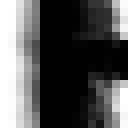
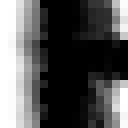
Two versions of the same layered image (128 × 128). Layer-by-layer changes:
painted on "Background" over [32, 8, 48, 120]
